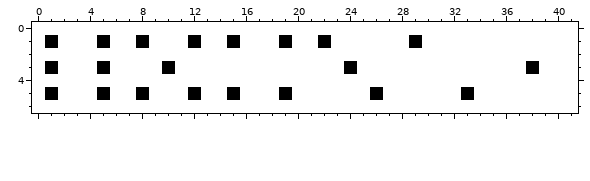
A pixel-art file gets an edit: Assets/Aseprite/Dice.aseprite. This is how it looked before the edit.
42x7 pixels, 1 frame.
The result:
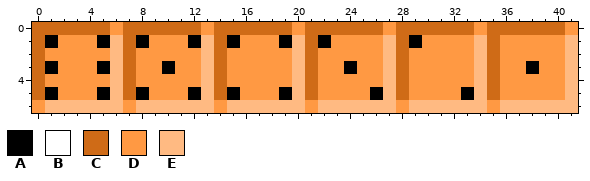
Palette (. is transparent): A #000000  B #ffffff  C #cf6b17  D #ff9943  E #ffba82
Diff:
Changed rows in their new state; - is an unchanged pixel.
first column x 0:
0 CCCCCCDCCCCCCDCCCCCCDCCCCCCDCCCCCCDCCCCCCD
1 C-DDD-EC-DDD-EC-DDD-EC-DDDDEC-DDDDECDDDDDE
2 CDDDDDECDDDDDECDDDDDECDDDDDECDDDDDECDDDDDE
3 C-DDD-ECDD-DDECDDDDDECDD-DDECDDDDDECDD-DDE
4 CDDDDDECDDDDDECDDDDDECDDDDDECDDDDDECDDDDDE
5 C-DDD-EC-DDD-EC-DDD-ECDDDD-ECDDDD-ECDDDDDE
6 DEEEEEEDEEEEEEDEEEEEEDEEEEEEDEEEEEEDEEEEEE
Where, in picture pixels (left, top, right, bottom), the same in both pictures:
changed: (32, 22, 578, 113)
